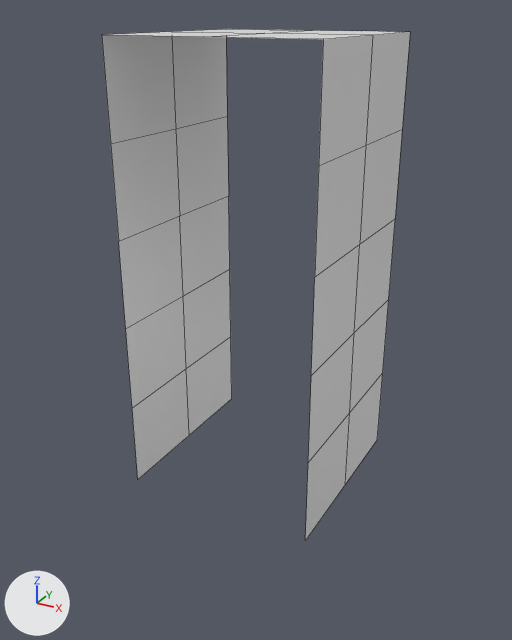
Renders of the FBX model Assets/Project/Art/Environment/Models/Wall.fbx from each side of a commit.
Rendered twice from a 50 mm camera at (12.7, -23.8, 18.7) aimed at (-0.2, -0.2, 6.9). Every picture has the same lights, and +X, +Y and +Z are marked at lower left. Mesh edges are drawn as thin lines.

Objects in the first picture: 'Wall-Straight-x3'.
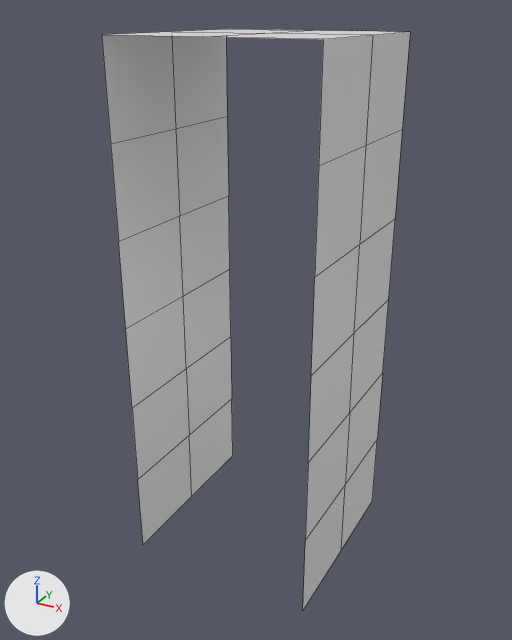
The newer file is also turned or shifted as a whole; pictures and numbers use the older file's frame.

Where the change shows, as pixel boxes (x1, y1, x2, y2) in the pictures (512 x 640 px):
'Wall-Straight-x3', reshaped (13% taller): before (102, 29, 410, 541); after (102, 29, 410, 610)
part 1 of me_plane_002, added: after (138, 399, 377, 610)

The change, as a list of edits to the scene's bpy script:
```text
Change me_plane_002:
    where me_plane_002.from_pydata(...)  # 39 vertices, 24 faces; spans x -4.0..4.0, y -4.0..4.0, z 0.0..17.9
    used by ob_wall_straight_x3; location = (0.0, 0.0, 0.0)
    verts and faces of me_plane_002; kept vertices keep their numbers, new ones are numbered from 39
    before: 0 (4.0, 4.0, 0.0) at pixel (377, 439), 1 (4.0, 0.0, 0.0) at pixel (345, 484), 2 (4.0, -4.0, 0.0) at pixel (305, 540), 3 (-4.0, 4.0, 0.0) at pixel (231, 398), 4 (-4.0, 0.0, 0.0) at pixel (189, 435)
    before: 5 (-4.0, -4.0, 0.0) at pixel (137, 479)
    me_plane_002 part 1
    add for new, old in zip([*range(39, 45)], [*range(0, 6)]): verts[new] = verts[old] + (0.0, 0.0, -3.6)
    add faces += [(3, 42, 43, 4), (4, 43, 44, 5), (1, 2, 41, 40), (0, 1, 40, 39)]
```
